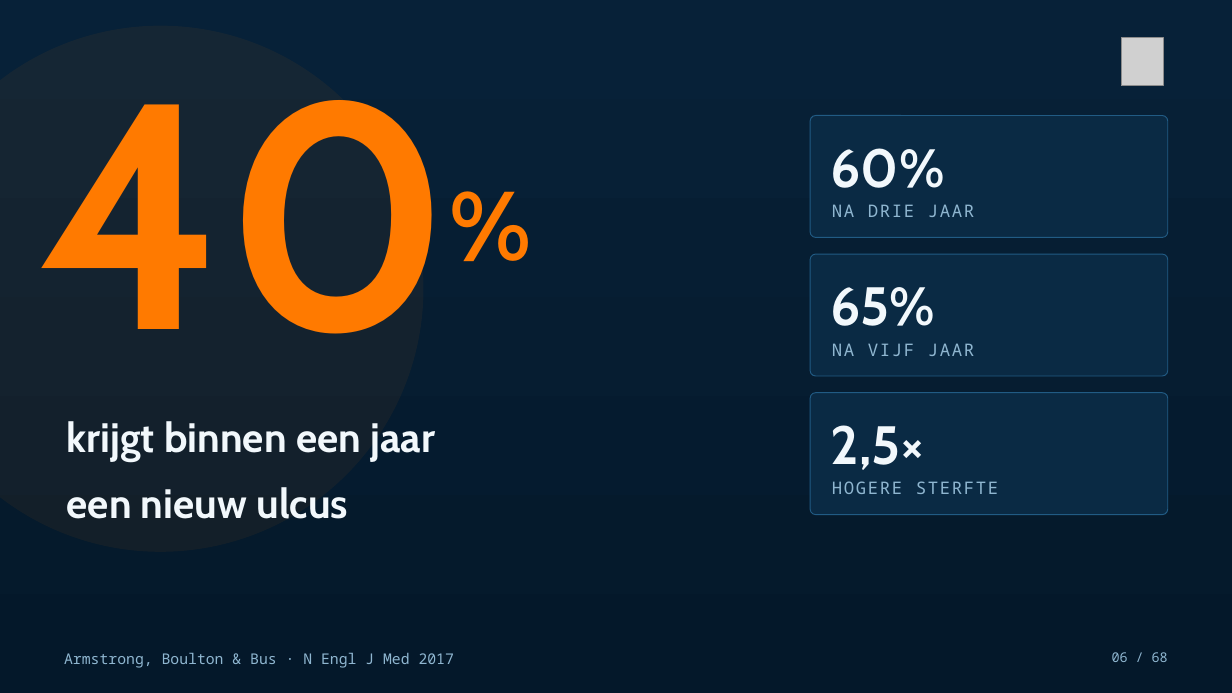
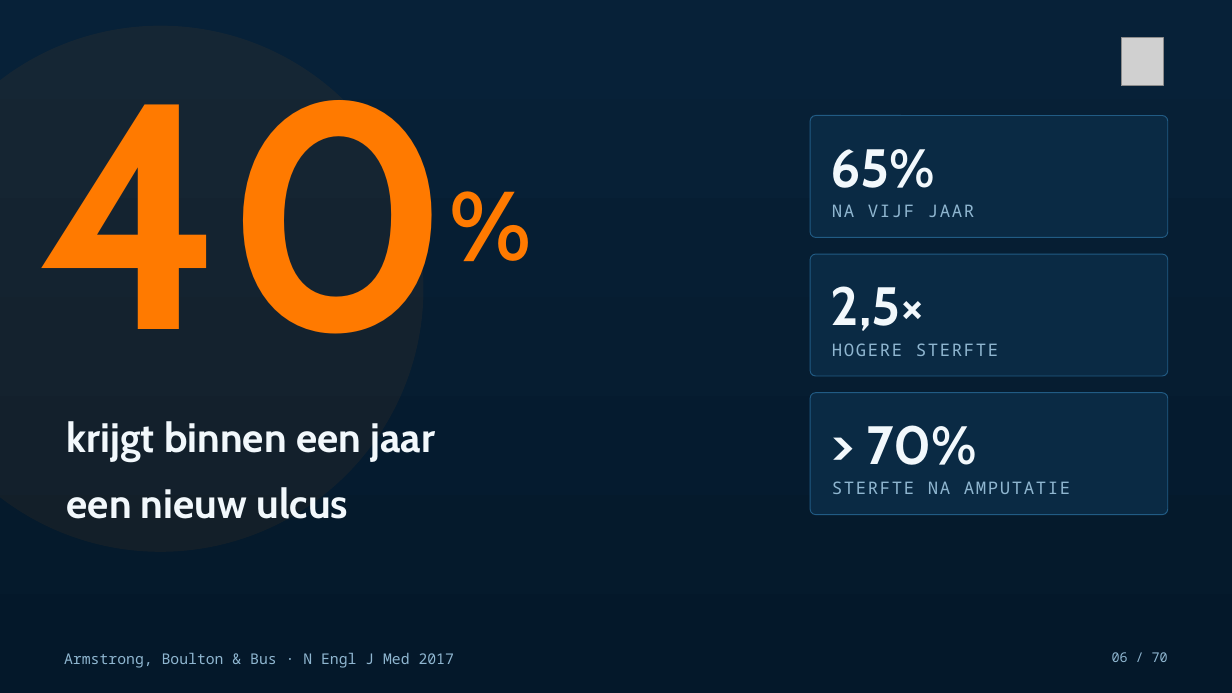
Before and after one commit to Dellfs/paradise-project, a slide deck: slide 6 of PARADISE_presentatie/PARADISE_opleidingssessie_voetklinieken.pptx. Drawn at 1232x693 pixels with LibreOffice and Linux fonts; fonts in the diff are those of the drawing; grey boxes stand for pictures. Boxes give left, top, right and bottom in pixels: in the first picture for what was removed or moved away, otherwise in the second. Text is boxed around its words. In the diff, an @@ line names an element or a change of style, - is before the commit and + after.

```diff
--- a/PARADISE_presentatie/PARADISE_opleidingssessie_voetklinieken.pptx
+++ b/PARADISE_presentatie/PARADISE_opleidingssessie_voetklinieken.pptx
@@ text at (x1=831, y1=149, x2=936, y2=188): text changed @@
-60%
+65%
@@ text at (x1=832, y1=204, x2=974, y2=217): text changed @@
-NA DRIE JAAR
+NA VIJF JAAR
@@ text at (x1=831, y1=286, x2=925, y2=331): text changed @@
-65%
+2,5×
@@ text at (x1=832, y1=343, x2=998, y2=356): text changed @@
-NA VIJF JAAR
+HOGERE STERFTE
@@ text at (x1=867, y1=425, x2=977, y2=465): text changed @@
-2,5×
+> 70%
@@ text at (x1=832, y1=481, x2=1070, y2=494): text changed @@
-HOGERE STERFTE
+STERFTE NA AMPUTATIE
@@ text at (x1=1112, y1=652, x2=1168, y2=662): text changed @@
-06 / 68
+06 / 70
```
Also in this commit, not shown: 64 other slides changed, 2 slides added, 8 other files.
